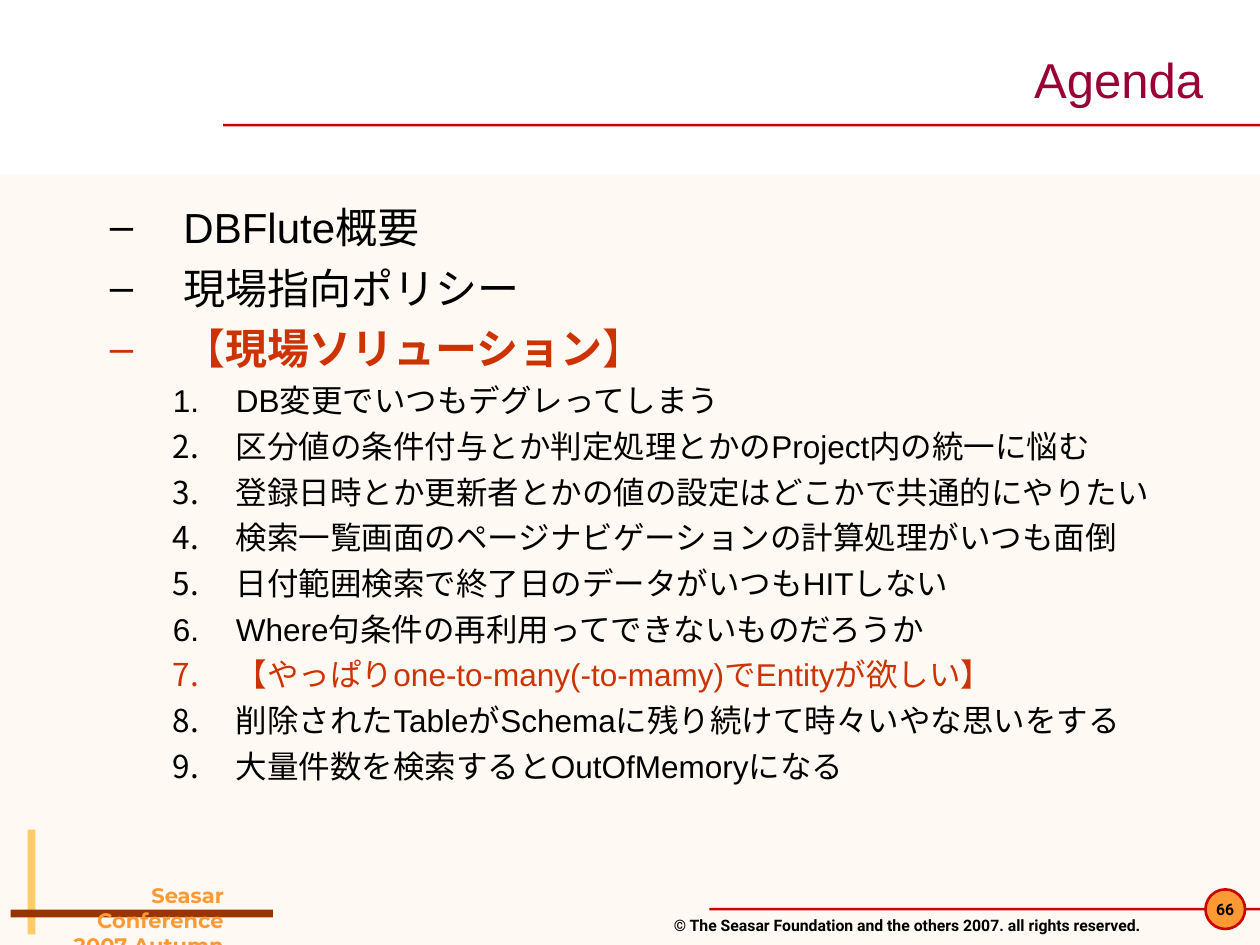
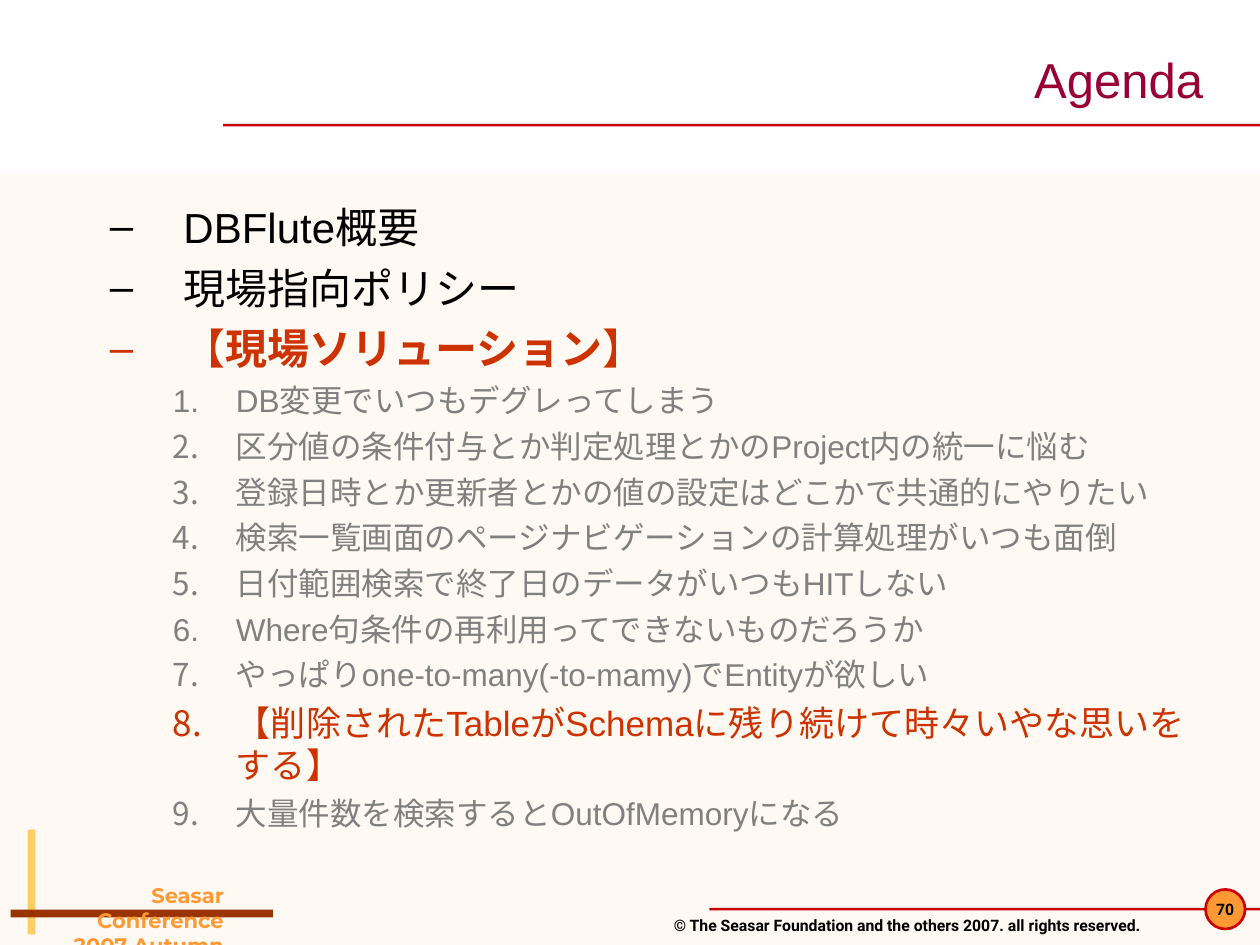
Before and after one commit to seasarorg/dbflute, a slide deck: slide 70 of dbflute/etc/doc/pres/sc2007a_2-DBFlute.ppt (slide 66 before the commit). Drawn at 1260x945 pixels with LibreOffice and Linux fonts; fonts in the diff are those of the drawing; background and template pictures are left out. Boxes give left, top, right and bottom in pixels: in the first picture for what was removed or moved away, otherwise in the second. Text is boxed around its words. In the diff, an @@ line names an element or a change of style, - is before the commit and + after.

```diff
--- a/dbflute/etc/doc/pres/sc2007a_2-DBFlute.ppt
+++ b/dbflute/etc/doc/pres/sc2007a_2-DBFlute.ppt
@@ text at (x1=236, y1=387, x2=1149, y2=832): text colour #000000 to #808080 in "DB変更でいつもデグレってしまう", "区分値の条件付与とか判定処理とかのProject内の統一に悩む", "登録日時とか更新者とかの値の設定はどこかで共通的にやりたい", "検索一覧画面のページナビゲーションの計算処理がいつも面倒" and 3 more places; bullet colour #000000 to #808080 @@
@@ text at (x1=236, y1=659, x2=1185, y2=781): text changed; text colour #CC3300 to #808080 @@
-    7. 【やっぱりone-to-many(-to-mamy)でEntityが欲しい】
-    8. 削除されたTableがSchemaに残り続けて時々いやな思いをする
+    7. やっぱりone-to-many(-to-mamy)でEntityが欲しい
+    8. 【削除されたTableがSchemaに残り続けて時々いやな思いをする】
@@ page number at (x1=1216, y1=903, x2=1234, y2=915): text changed @@
-66
+70
```
Also in this commit, not shown: 15 other slides changed, 4 slides added.
